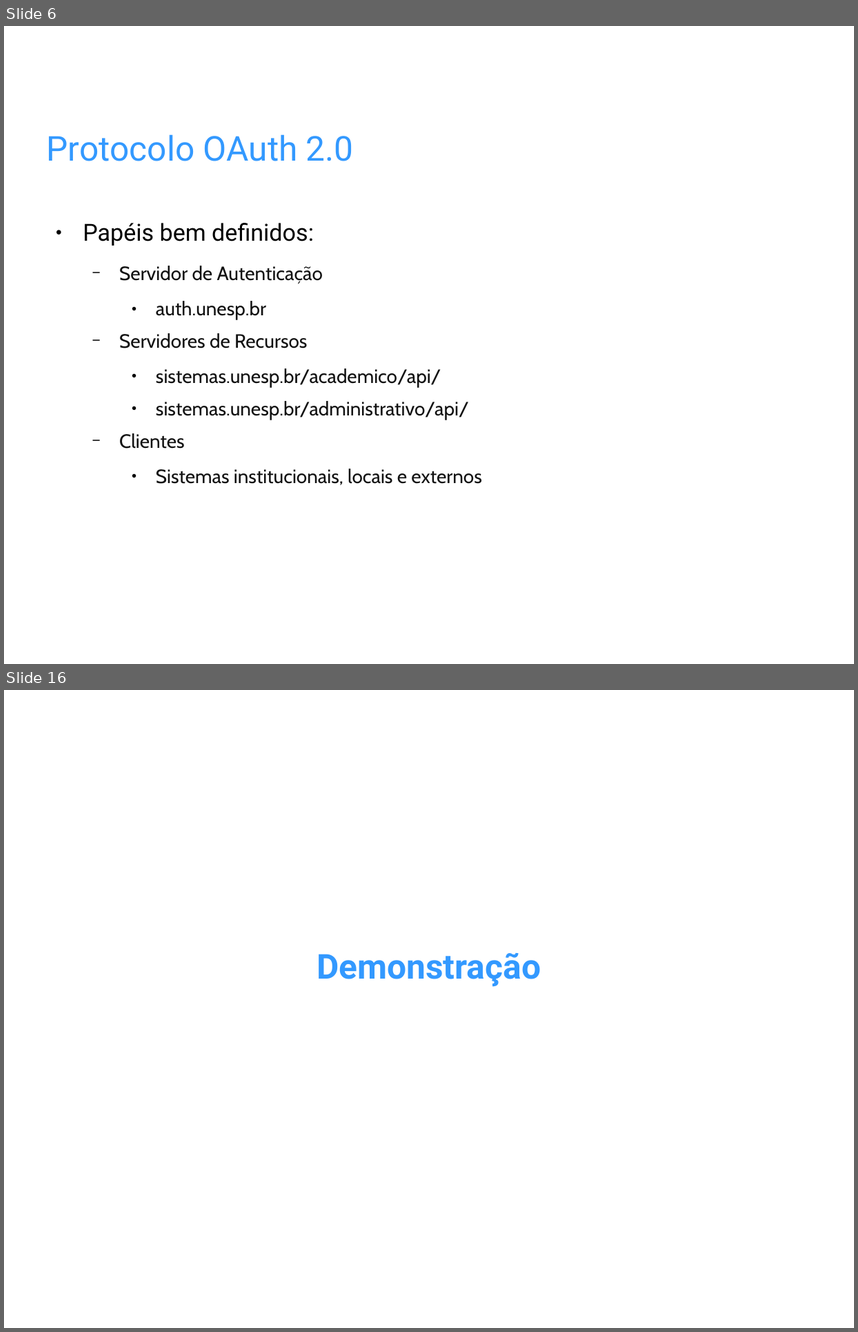
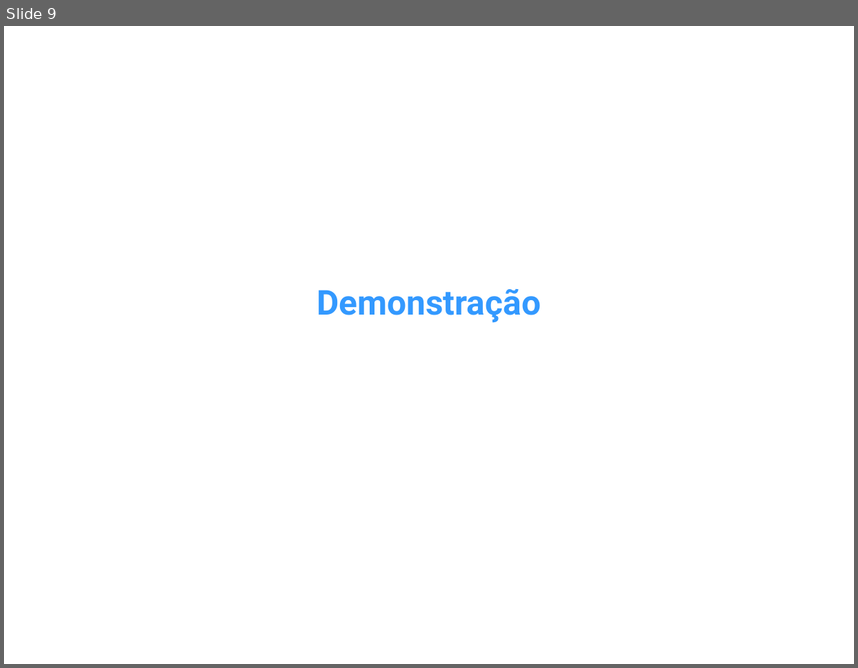
Before and after one commit to amoraes/spring-boot-unesp, a slide deck: etc/Apresentacao-InfoUnesp2016.odp. Shown one above the other, each under a label of ours: slides 6 and 16 before the commit, slide 9 after it; the slides between them are not shown. The pictures are 858x1332 and 858x668 pixels, drawn with LibreOffice and Linux fonts; fonts in the diff are those of the drawing; background and template pictures are left out. Boxes give left, top, right and bottom in pixels: in the first picture for what was removed or moved away, otherwise in the second. Text is boxed around its words. In the diff, an @@ line names an element or a change of style, - is before the commit and + after.

```diff
--- a/etc/Apresentacao-InfoUnesp2016.odp
+++ b/etc/Apresentacao-InfoUnesp2016.odp
@@ slide 6 removed at bbox=[4, 26, 854, 664], background picture (left out) @@
@@ title removed at bbox=[47, 134, 354, 161] @@
-Protocolo OAuth 2.0
@@ text removed at bbox=[83, 223, 482, 485] @@
-● Papéis bem definidos:
-  − Servidor de Autenticação
-    ● auth.unesp.br
-  − Servidores de Recursos
-    ● sistemas.unesp.br/academico/api/
-    ● sistemas.unesp.br/administrativo/api/
-  − Clientes
-    ● Sistemas institucionais, locais e externos
@@ what was slide 16 is now slide 9 @@
```
Also in this commit, not shown: 1 slide changed, 7 slides added, 13 other slides removed.
